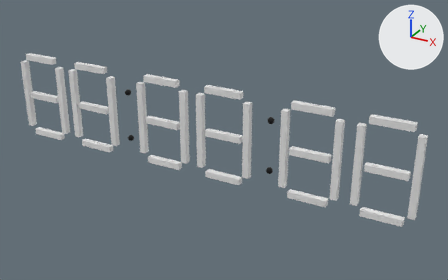
Renders of the glTF model docs/七段數字結構HHMMSS.glb from each side of a commit.
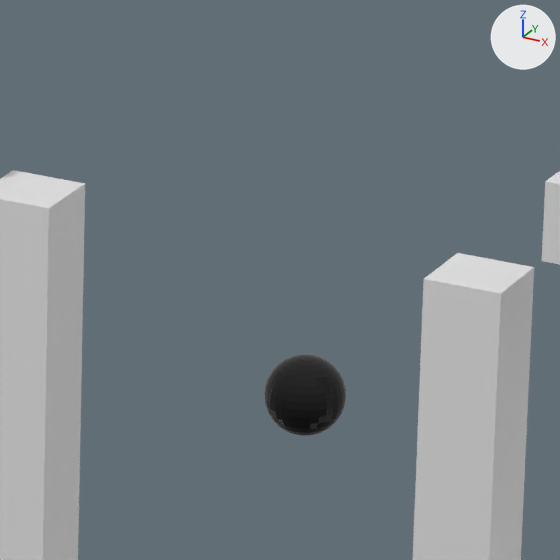
The first picture shows the older version from a 50 mm lens placed at (471.0, -759.0, 373.0), pointed at (44.0, 18.0, -15.0). The close-ups show both versions on the part from 55% to 65% of the width and 31% to 48% of the height of that picture; other places that the commit changed are outside them. Lighting does not change. The marker at upper right points along +X, +Y and +Z. Where no turn or scale is listed for an object, it has been applied to the vertices. Vertices at the same position are counted once.

The scene before the commit, as lines of its bpy script (objects in view):
```python
me_colon_2_dot_0 = bpy.data.meshes.new('colon_2_dot_0')
me_colon_2_dot_0.from_pydata(...)  # a UV sphere (32 segments, 16 rings, poles along z) spanning x -5.0..5.0, y -5.0..5.0, z -5.0..5.0
me_colon_2_dot_0.materials.append(mat_ledflash)  # black #000000
me_digit_4_seg_a = bpy.data.meshes.new('digit_4_seg_A')
me_digit_4_seg_a.from_pydata(...)  # a box spanning x -30.0..30.0, y -5.0..5.0, z -5.0..5.0
me_digit_4_seg_f = bpy.data.meshes.new('digit_4_seg_F')
me_digit_4_seg_f.from_pydata(...)  # a box spanning x -5.0..5.0, y -5.0..5.0, z -30.0..30.0
ob_colon_2_dot_0 = bpy.data.objects.new('colon_2_dot_0', me_colon_2_dot_0)
ob_colon_2_dot_0.location = (130.5, 0.0, 40.0)
ob_digit_4_seg_a = bpy.data.objects.new('digit_4_seg_A', me_digit_4_seg_a)
ob_digit_4_seg_a.location = (192.7, 0.0, 70.0)
ob_digit_4_seg_f = bpy.data.objects.new('digit_4_seg_F', me_digit_4_seg_f)
ob_digit_4_seg_f.location = (152.7, 0.0, 30.0)
# also in view: 'digit_3_seg_B' at (93.0, 0.0, 30.0)
```
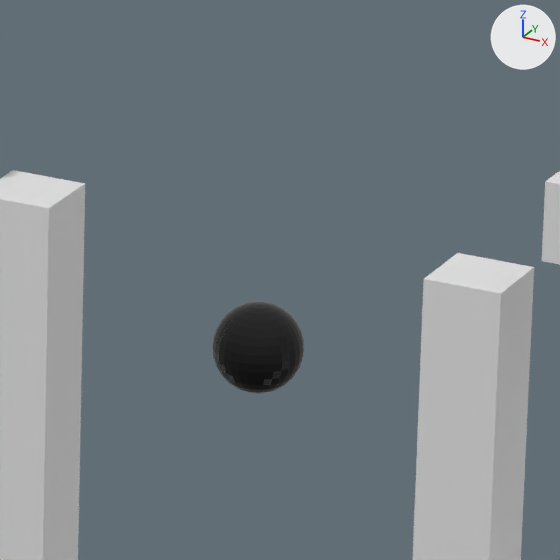
What the commit changed:
me_colon_2_dot_0 has 482 vertices, 960 faces and spans x -5.0..5.0, y -5.0..5.0, z -5.0..5.0.
me_colon_2_dot_0 is used by ob_colon_2_dot_0; location (130.5, 0.0, 40.0).
me_colon_2_dot_0 part 1: the whole mesh is multiplied about its middle by the matrix ((1.125, 0.0, 0.0), (0.0, 1.125, 0.0), (0.0, 0.0, 1.125)).
Object 'colon_2_dot_0' (ob_colon_2_dot_0) moves from (130.5, 0.0, 40.0) to (124.0, 0.0, 45.0).

Where the change shows, as pixel boxes [x1, y1, x2, y2] in the close-ups (560 x 560 px):
'colon_2_dot_0', reshaped, moved (12% wider, 13% taller)
    before: [264, 354, 346, 436]
    after: [212, 301, 304, 394]
